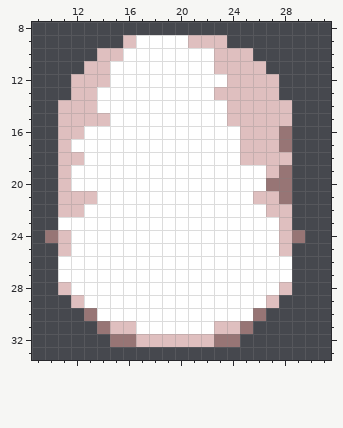
File history of a pixel-art sprite, Assets/Core/MaleChild/Head/HeavyJawNormal.png. Above is the file before it was changed.
The file is 40x40 pixels. Shown: x 9..31, y 8..33.
Once edited:
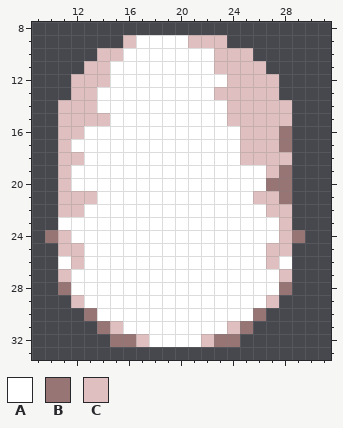
Palette (. is transparent): A #ffffff  B #977575  C #dfbfbf
What changed:
y 25..26: x 12 A -> C; x 27 A -> C
y 27: x 11 A -> C; x 28 A -> C
y 28: x 11 C -> B; x 28 C -> B
y 31: x 16 C -> A; x 23 C -> A
y 32: x 18..21 CCCC -> AAAA
